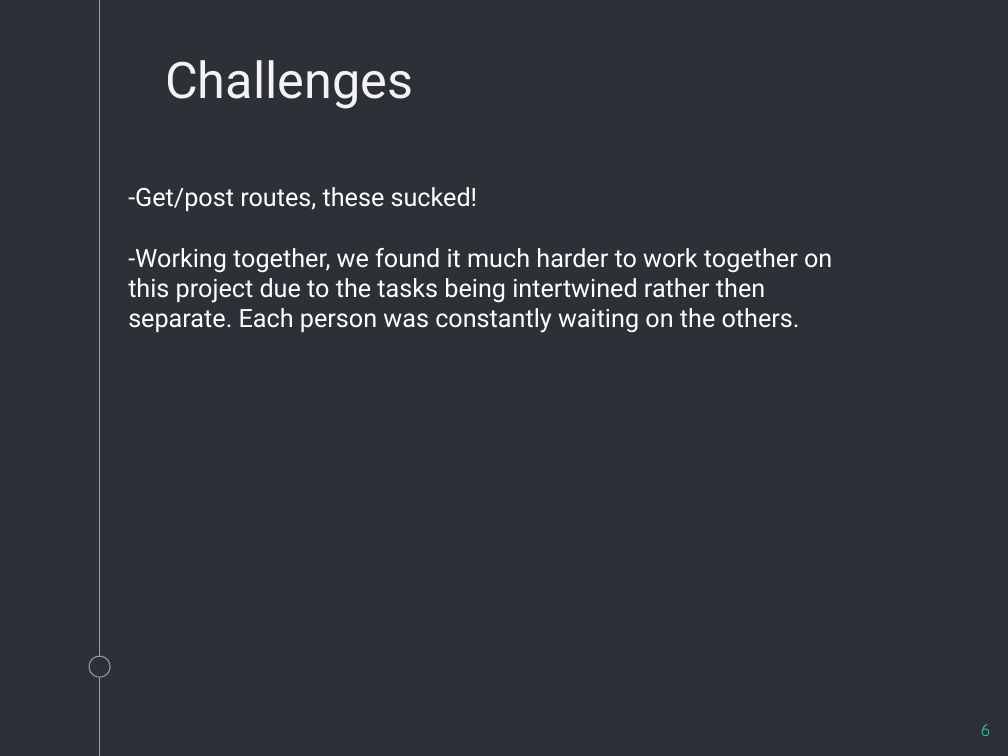
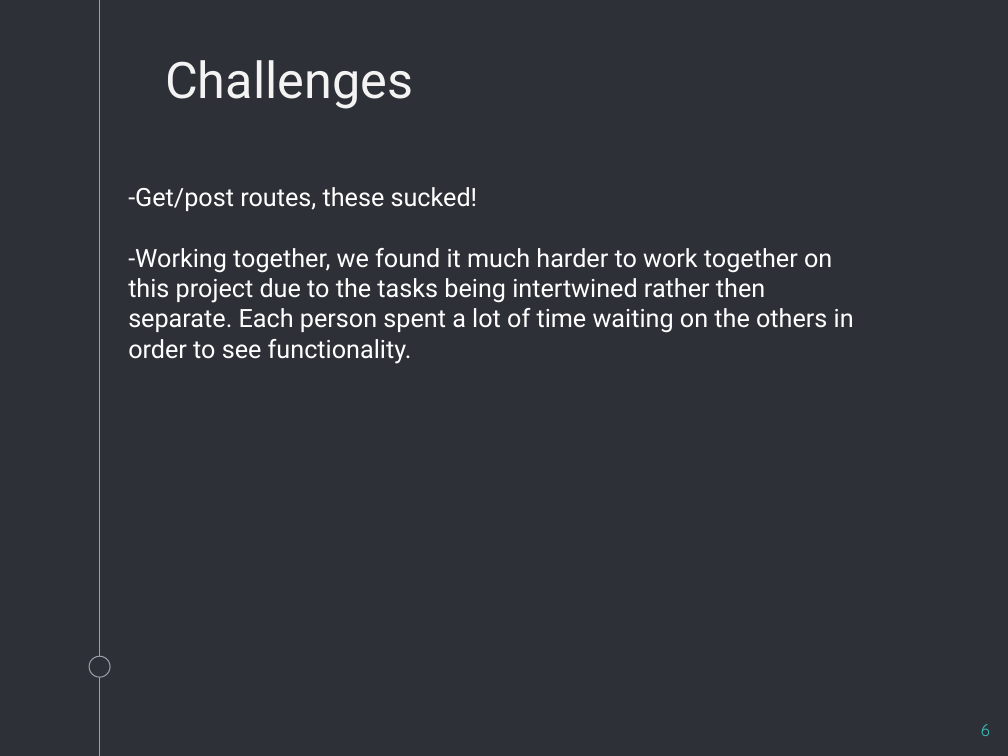
Before and after one commit to xTurbeaux/project2, a slide deck: slide 6 of car finder.pptx. Drawn at 1008x756 pixels with LibreOffice and Linux fonts; fonts in the diff are those of the drawing. Boxes give left, top, right and bottom in pixels: in the first picture for what was removed or moved away, otherwise in the second. Text is boxed around its words. In the diff, an @@ line names an element or a change of style, - is before the commit and + after.

```diff
--- a/car finder.pptx
+++ b/car finder.pptx
@@ text at (128, 248, 854, 364): text changed @@
--Working together, we found it much harder to work together on this project due to the tasks being intertwined rather then separate. Each person was constantly waiting on the others.
+-Working together, we found it much harder to work together on this project due to the tasks being intertwined rather then separate. Each person spent a lot of time waiting on the others in order to see functionality.
```
Also in this commit, not shown: 5 other slides changed, 22 other files.
